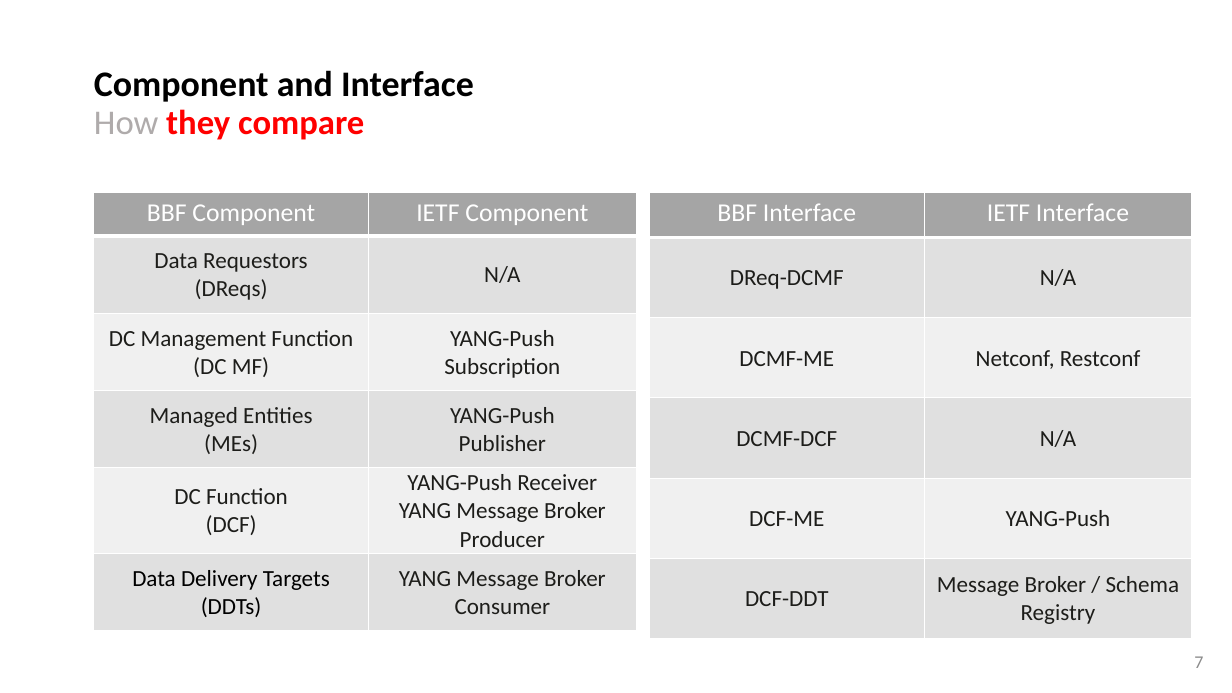
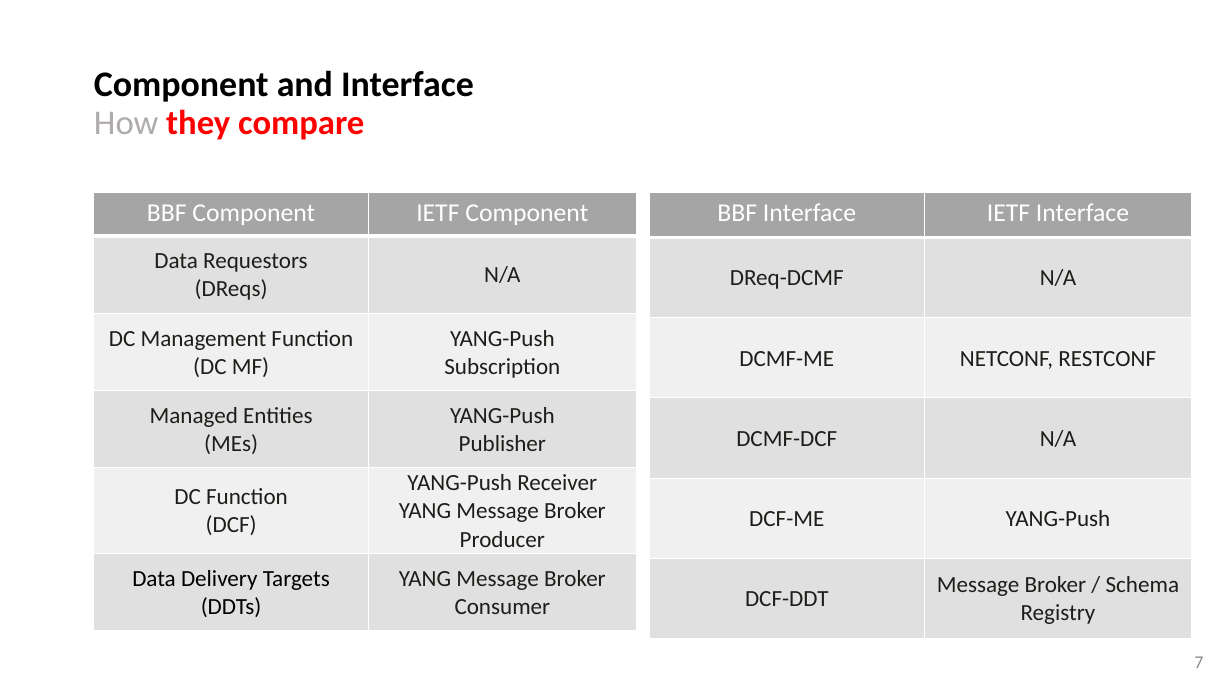
Before and after one commit to network-analytics/ietf-network-analytics-document-status, a slide deck: slide 7 of 122/NMOP/wt508-yang-messag-broker-integration-comparisonn.pptx. Drawn at 1232x693 pixels with LibreOffice and Linux fonts; fonts in the diff are those of the drawing. Boxes give left, top, right and bottom in pixels: in the first picture for what was removed or moved away, otherwise in the second. Text is boxed around its words. In the diff, an @@ line names an element or a change of style, - is before the commit and + after.

```diff
--- a/122/NMOP/wt508-yang-messag-broker-integration-comparisonn.pptx
+++ b/122/NMOP/wt508-yang-messag-broker-integration-comparisonn.pptx
@@ table at [650,192,1193,639] @@
-row 3, column 2: Netconf, Restconf
+row 3, column 2: NETCONF, RESTCONF
```
Also in this commit, not shown: 1 other file.
